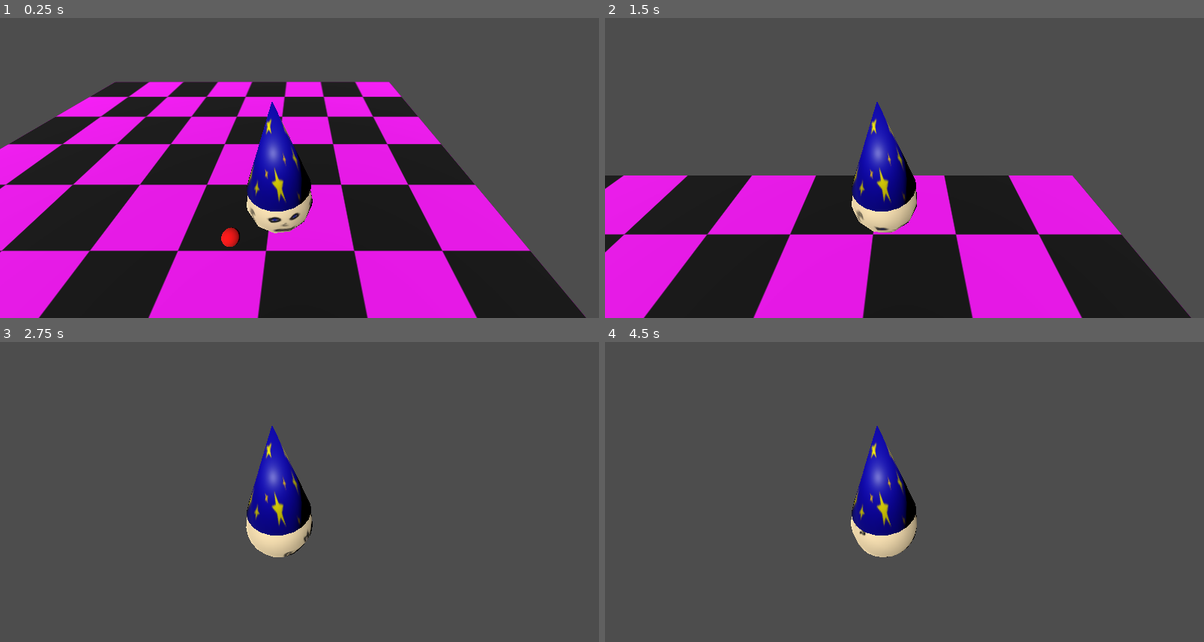
Above: before the commit, frames 1-4 (two rows, left to right).
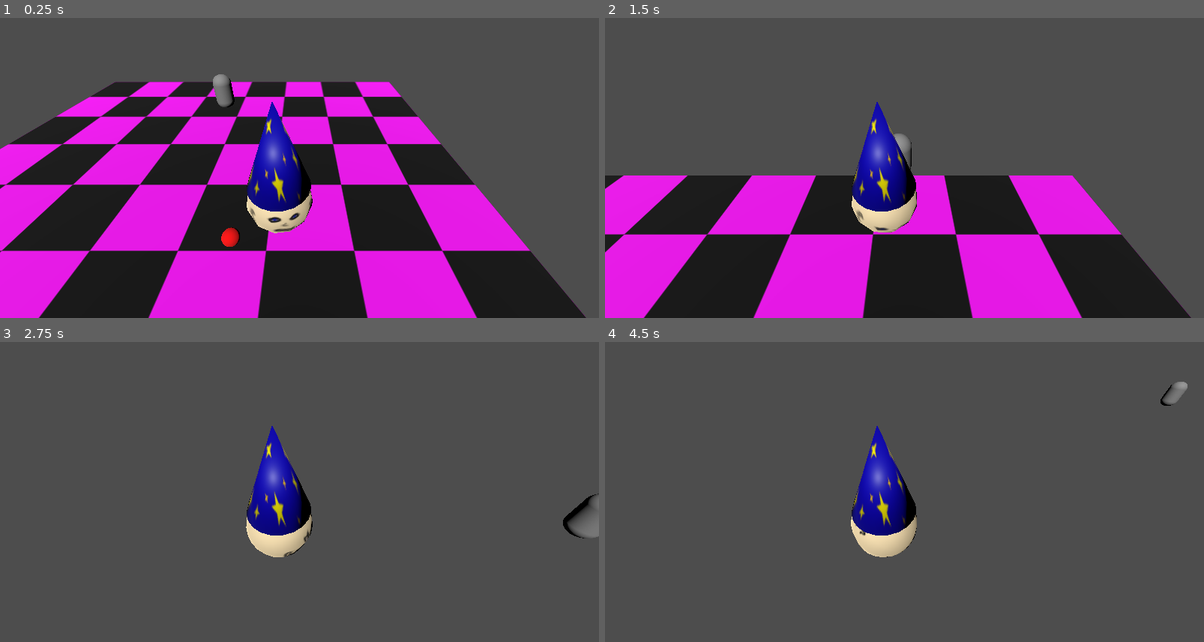
Above: after the commit, the same moments.

Repository: luce-ventress/no-mercy-bgj-2025
Game: Godot game, scene res://Maps/Level1.tscn
Same seed, same stepped clock (60 frames per second), same inputs: the game is played once before the commit and once after it.
Inputs:
- Up to frame 1 (0.25 s): no input
- Up to frame 2 (1.5 s): tap Enter at 0.5 s; hold W (player_forward) from 0.53 s (still down); tap Space at 0.77 s
- Up to frame 3 (2.75 s): tap Space at 1.52 s; release W (player_forward) at 2.03 s; hold A (player_left) from 2.03 s (still down)
- Up to frame 4 (4.5 s): tap Space at 3.02, 3.77 s; release A (player_left) at 3.53 s; hold S (player_backward) 3.53-4.28 s; hold D (player_right) from 4.28 s (still down)

The runs differ from the first frame. In frame 1, 0.3% of the frame differs, in the area x 35-40%, y 18-30%; in frame 2, 0.1%; in frame 3, 0.4%, in the area x 93-100%, y 50-66%; in frame 4, 0.2%.

Commit message:
Enemy exists and is moving

Diff:
--- a/Maps/Level1.tscn
+++ b/Maps/Level1.tscn
@@ -1,8 +1,9 @@
-[gd_scene load_steps=7 format=3 uid="uid://dhs00vouueblh"]
+[gd_scene load_steps=8 format=3 uid="uid://dhs00vouueblh"]
 
 [ext_resource type="PackedScene" uid="uid://bontx0lu6c4aw" path="res://Scenes/Player/PlayerPawn.tscn" id="1_l8wyv"]
 [ext_resource type="Texture2D" uid="uid://dw1nyaoxl2v5w" path="res://Assets/Textures/placeholder.png" id="1_ypajb"]
 [ext_resource type="PackedScene" uid="uid://bax3ulu7c3cic" path="res://Scenes/Projectiles/ProjectileBase.tscn" id="3_bv8d1"]
+[ext_resource type="PackedScene" uid="uid://buiud1ylj3qrj" path="res://Scenes/Enemies/MeleeEnemyPawn.tscn" id="4_ptu34"]
 
 [sub_resource type="StandardMaterial3D" id="StandardMaterial3D_bv8d1"]
 albedo_texture = ExtResource("1_ypajb")
@@ -25,7 +26,8 @@
 [node name="CollisionShape3D" type="CollisionShape3D" parent="MeshInstance3D/StaticBody3D"]
 shape = SubResource("BoxShape3D_ypajb")
 
-[node name="PlayerPawn" parent="." instance=ExtResource("1_l8wyv")]
+[node name="PlayerPawnInstance" parent="." instance=ExtResource("1_l8wyv")]
+unique_name_in_owner = true
 transform = Transform3D(1, 0, 0, 0, 1, 0, 0, 0, 1, -0.638794, -0.110769, 1.42372)
 
 [node name="DirectionalLight3D" type="DirectionalLight3D" parent="."]
@@ -33,3 +35,6 @@
 
 [node name="ProjectileBase" parent="." instance=ExtResource("3_bv8d1")]
 transform = Transform3D(1, 0, 0, 0, 1, 0, 0, 0, 1, -1.73985, 0.786825, 0.712495)
+
+[node name="MeleeEnemy" parent="." instance=ExtResource("4_ptu34")]
+transform = Transform3D(1, 0, 0, 0, 1, 0, 0, 0, 1, 2.81994, -0.1, -0.885988)
--- /dev/null
+++ b/Scenes/Enemies/MeleeEnemyPawn.tscn
@@ -0,0 +1,24 @@
+[gd_scene load_steps=4 format=3 uid="uid://buiud1ylj3qrj"]
+
+[ext_resource type="Script" uid="uid://dpthrgto3rfda" path="res://Scripts/Enemies/EnemyMovement.gd" id="1_dg6hr"]
+
+[sub_resource type="CapsuleMesh" id="CapsuleMesh_dg6hr"]
+radius = 0.25
+height = 1.0
+
+[sub_resource type="CapsuleShape3D" id="CapsuleShape3D_qta8w"]
+radius = 0.25
+height = 1.0
+
+[node name="MeleeEnemy" type="CharacterBody3D"]
+
+[node name="MeshInstance3D" type="MeshInstance3D" parent="."]
+transform = Transform3D(1, 0, 0, 0, 1, 0, 0, 0, 1, 0, 0.5, 0)
+mesh = SubResource("CapsuleMesh_dg6hr")
+
+[node name="CollisionShape3D" type="CollisionShape3D" parent="."]
+transform = Transform3D(1, 0, 0, 0, 1, 0, 0, 0, 1, 0, 0.5, 0)
+shape = SubResource("CapsuleShape3D_qta8w")
+
+[node name="EnemyMovement" type="Node" parent="."]
+script = ExtResource("1_dg6hr")
--- /dev/null
+++ b/Scripts/Enemies/EnemyMovement.gd
@@ -0,0 +1,14 @@
+extends Node
+
+@export var fall_acceleration = 96
+
+@onready var characterBody = owner as CharacterBody3D
+@onready var PlayerPawn = %PlayerPawnInstance
+
+func _physics_process(delta: float) -> void:
+	var desiredVelocity: Vector3 = Vector3(delta, 0, delta)*100
+	if not characterBody.is_on_floor():
+		desiredVelocity.y = desiredVelocity.y - (fall_acceleration * delta)
+
+	characterBody.set_velocity(desiredVelocity)
+	characterBody.move_and_slide()
--- a/Scripts/Player/PlayerBall.gd
+++ b/Scripts/Player/PlayerBall.gd
@@ -1,4 +1,4 @@
-extends Node
+extends Node3D
 
 @onready var playerBallMesh = get_node("CSGSphere3D") as Node3D
 
--- a/Scripts/Player/PlayerMovement.gd
+++ b/Scripts/Player/PlayerMovement.gd
@@ -5,8 +5,6 @@
 
 @onready var characterBody = owner as CharacterBody3D
 @onready var playerMesh = owner.get_node("PlayerMesh")
-
-
 
 func _physics_process(delta: float) -> void:
 	var desiredVelocity: Vector3 = Vector3(0, 0, 0)
--- a/Scripts/Projectiles/ProjectileMovement.gd
+++ b/Scripts/Projectiles/ProjectileMovement.gd
@@ -2,6 +2,7 @@
 
 @export var speed: float = 1
 
+@onready var characterBody = owner as CharacterBody3D
 @onready var projectileRoot = owner as Node3D
 
 func _physics_process(delta: float) -> void:
Not shown, added: Scripts/Enemies/EnemyMovement.gd.uid
